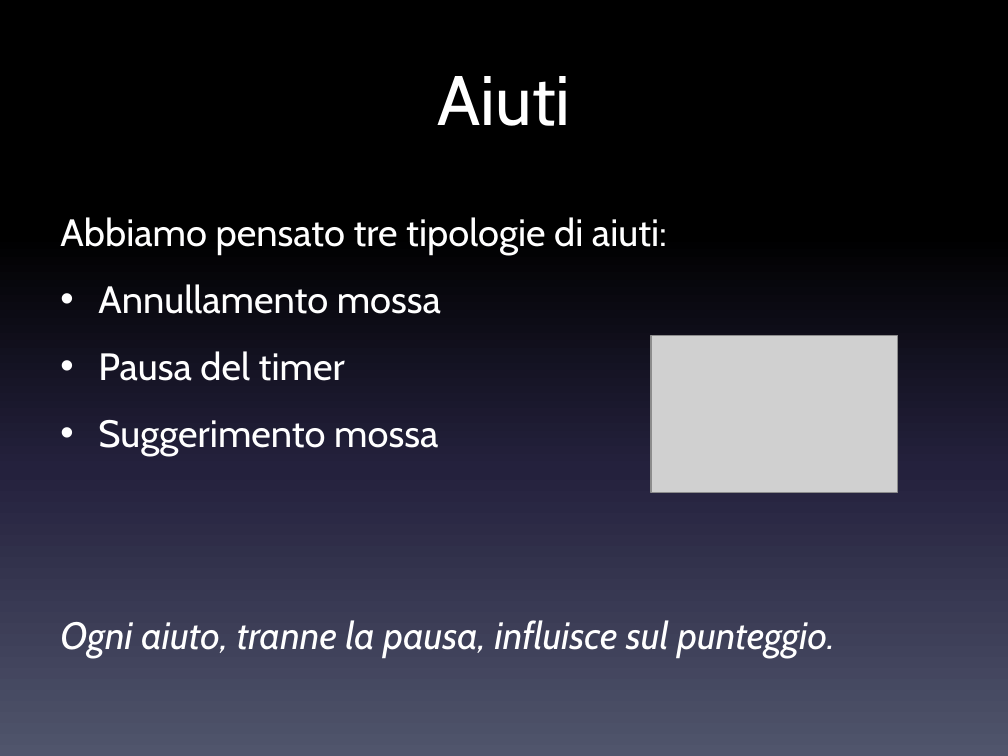
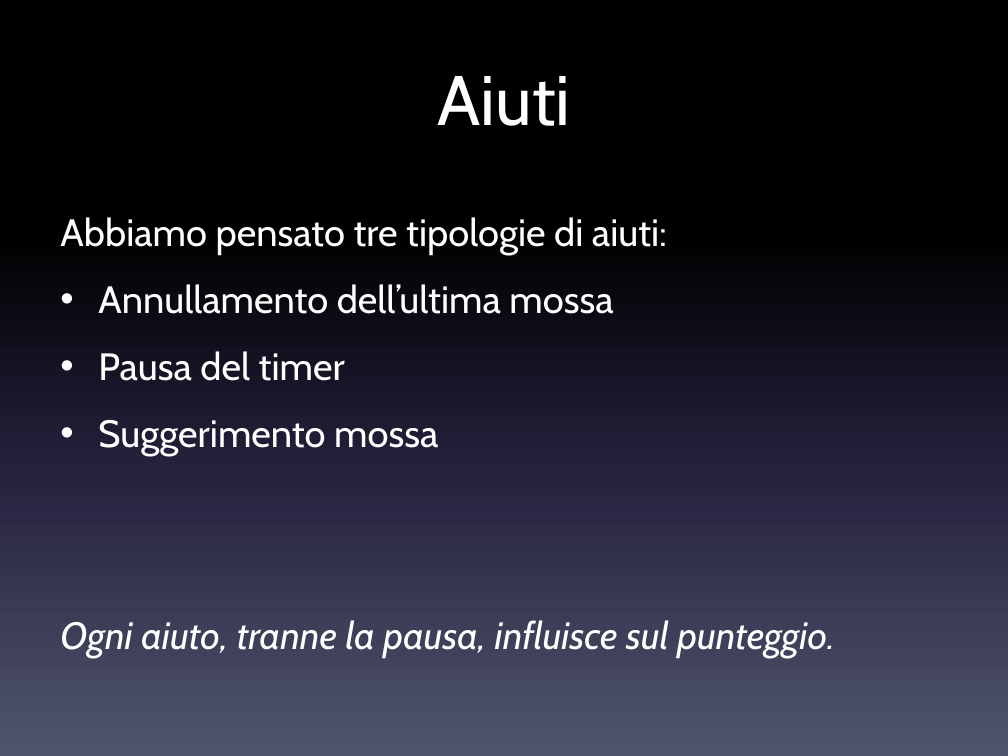
Before and after one commit to danielegenta/ProjectTPSI_Spider, a slide deck: slide 14 of Presentazione_Spider.pptx (slide 12 before the commit). Drawn at 1008x756 pixels with LibreOffice and Linux fonts; fonts in the diff are those of the drawing; grey boxes stand for pictures. Boxes give left, top, right and bottom in pixels: in the first picture for what was removed or moved away, otherwise in the second. Text is boxed around its words. In the diff, an @@ line names an element or a change of style, - is before the commit and + after.

```diff
--- a/Presentazione_Spider.pptx
+++ b/Presentazione_Spider.pptx
@@ text at (98, 284, 613, 314): text changed @@
-• Annullamento mossa
+• Annullamento dell’ultima mossa
@@ picture removed at (651, 336, 897, 493) @@
```
Also in this commit, not shown: 6 other slides changed, 4 slides added, 1 slide removed, 1 other file.
